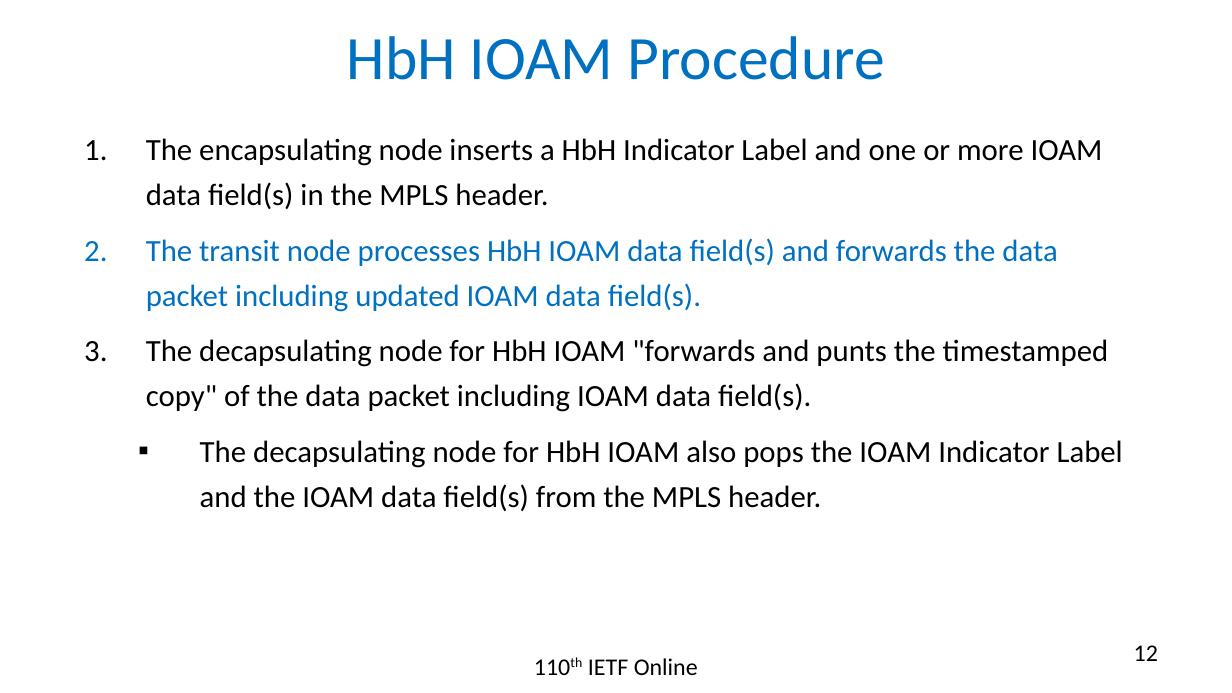
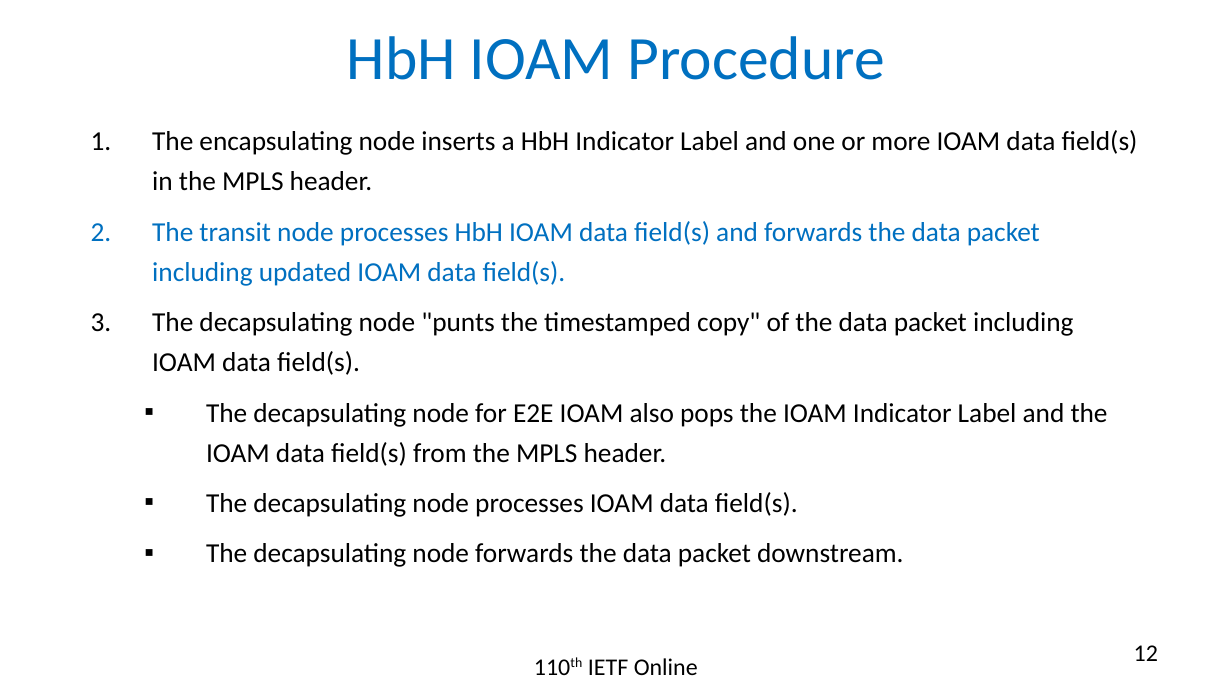
Before and after one commit to rakgandhi/ietf-slides, a slide deck: slide 12 of draft-gandhi-mpls-ioam-sr-05.pptx. Drawn at 1232x693 pixels with LibreOffice and Linux fonts; fonts in the diff are those of the drawing. Boxes give left, top, right and bottom in pixels: in the first picture for what was removed or moved away, otherwise in the second. Text is boxed around its words. In the diff, an @@ line names an element or a change of style, - is before the commit and + after.

```diff
--- a/draft-gandhi-mpls-ioam-sr-05.pptx
+++ b/draft-gandhi-mpls-ioam-sr-05.pptx
@@ text "The encapsulating node inserts a ...": place and size @@
-text "The encapsulating node inserts a ..." at box(146, 138, 1123, 511)
+text "The encapsulating node inserts a ..." at box(152, 130, 1138, 567)
@@ text at box(152, 130, 1138, 286): size 18 to 16 pt in "The encapsulating node inserts a HbH Indicator ...", "The transit node processes HbH IOAM data ..."; line spacing 26.4pt to 23.4pt @@
@@ text at box(152, 312, 1108, 567): text changed; size 18 to 16 pt @@
-3. The decapsulating node for HbH IOAM "forwards and punts the timestamped copy" of the data packet including IOAM data field(s).
-  ▪ The decapsulating node for HbH IOAM also pops the IOAM Indicator Label and the IOAM data field(s) from the MPLS header.
+3. The decapsulating node "punts the timestamped copy" of the data packet including IOAM data field(s).
+  ▪ The decapsulating node for E2E IOAM also pops the IOAM Indicator Label and the IOAM data field(s) from the MPLS header.
+  ▪ The decapsulating node processes IOAM data field(s).
+  ▪ The decapsulating node forwards the data packet downstream.
```
Also in this commit, not shown: 3 other slides changed, 5 slides added, 1 other file.
